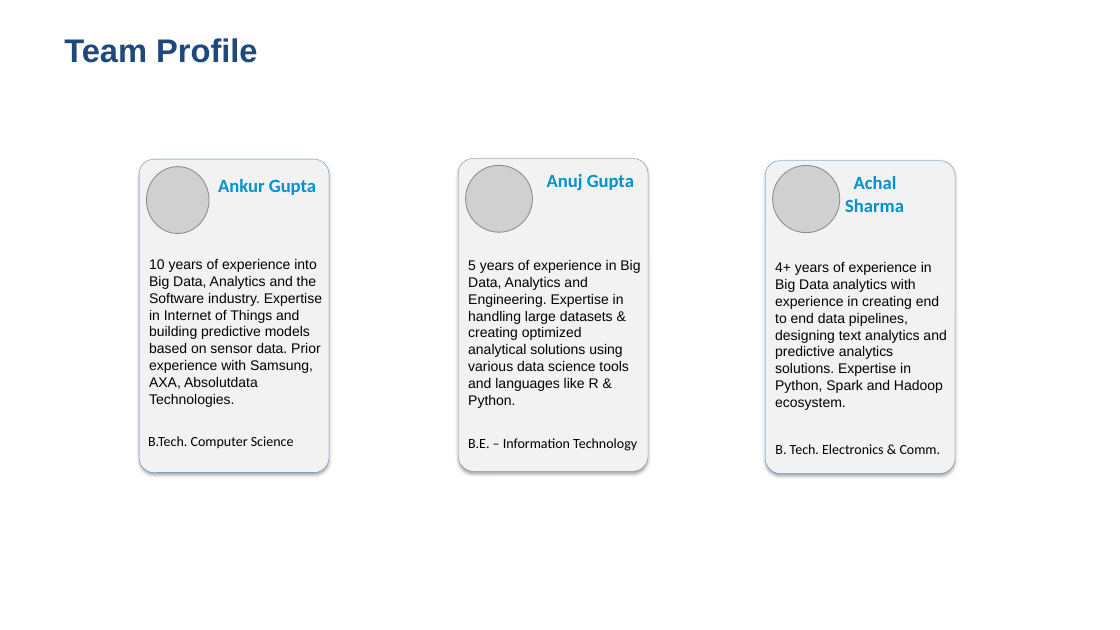
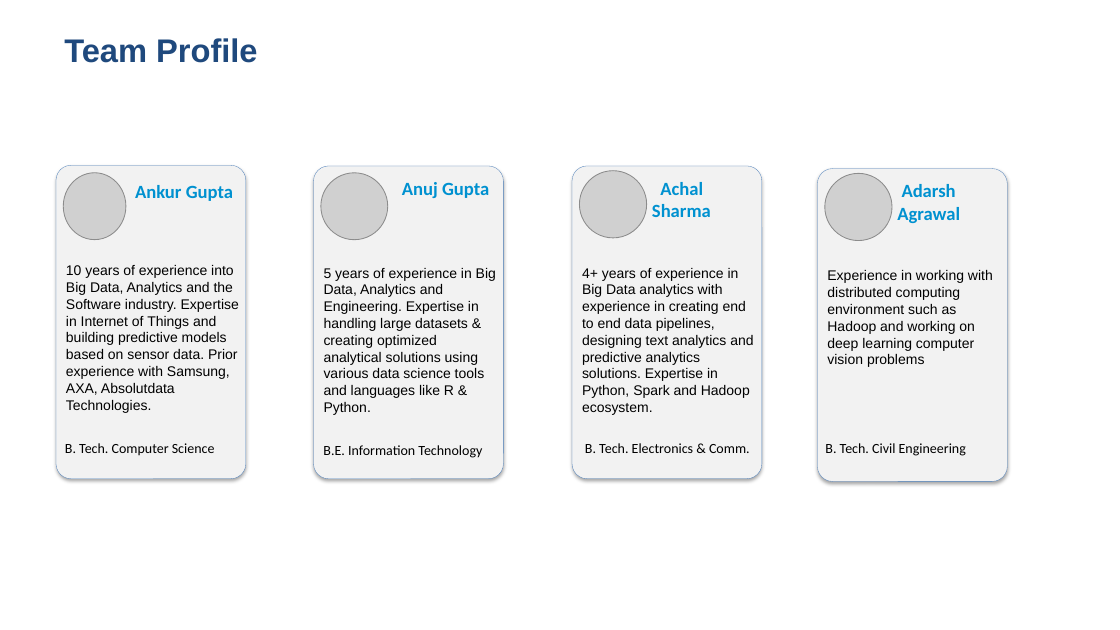
Before and after one commit to Achal-1606/ActivityAnalysis, a slide deck: slide 6 of docs/SAMHAR COVID-19 Solution - Activity Recognition.pptx. Drawn at 1120x630 pixels with LibreOffice and Linux fonts; fonts in the diff are those of the drawing; grey boxes stand for pictures. Boxes give left, top, right and bottom in pixels: in the first picture for what was removed or moved away, otherwise in the second. Text is boxed around its words. In the diff, an @@ line names an element or a change of style, - is before the commit and + after.

```diff
--- a/docs/SAMHAR COVID-19 Solution - Activity Recognition.pptx
+++ b/docs/SAMHAR COVID-19 Solution - Activity Recognition.pptx
@@ 1 picture, 1 rounded rectangle, 1 text: place and size @@
-1 picture, 1 rounded rectangle, 1 text at <box>139,159,329,472</box>
+1 picture, 1 rounded rectangle, 1 text at <box>56,166,246,479</box>
@@ rounded rectangle "5 years of experience in ...": place and size @@
-rounded rectangle "5 years of experience in ..." at <box>459,159,649,471</box>
+rounded rectangle "5 years of experience in ..." at <box>313,166,503,479</box>
@@ text "Anuj Gupta": place and size @@
-text "Anuj Gupta" at <box>547,174,634,190</box>
+text "Anuj Gupta" at <box>402,182,489,198</box>
@@ picture: place and size @@
-picture at <box>465,166,533,233</box>
+picture at <box>321,173,388,240</box>
@@ 1 picture, 1 text, 1 rounded rectangle: place and size @@
-1 picture, 1 text, 1 rounded rectangle at <box>765,160,955,473</box>
+1 picture, 1 text, 1 rounded rectangle at <box>572,166,762,479</box>
@@ rounded rectangle added at <box>818,169,1007,481</box>, fill #F2F2F2, outline #4B7EBC 0.25 pt, 12 pt, text #000000 @@
+Experience in working with distributed computing environment such as Hadoop and working on deep learning computer vision problems
@@ picture added at <box>825,173,892,240</box> @@
@@ text added at <box>897,184,960,223</box>, 16 pt, text #0091D0, bold @@
+Adarsh Agrawal
@@ text at <box>65,443,215,456</box>: spaces changed @@
-B.Tech. Computer Science
+B. Tech. Computer Science
@@ text at <box>323,445,482,458</box>: text changed @@
-B.E. – Information Technology
+B.E. Information Technology
@@ text "B. Tech. Electronics & Comm.": place and size @@
-text "B. Tech. Electronics & Comm." at <box>775,444,941,454</box>
+text "B. Tech. Electronics & Comm." at <box>585,443,750,453</box>
@@ text "B. Tech. Electronics & Comm." at <box>585,443,750,453</box>: alignment left to centre @@
@@ text added at <box>825,443,966,456</box>, 12 pt, text #000000 @@
+B. Tech. Civil Engineering
```
Also in this commit, not shown: 1 other slide changed.
